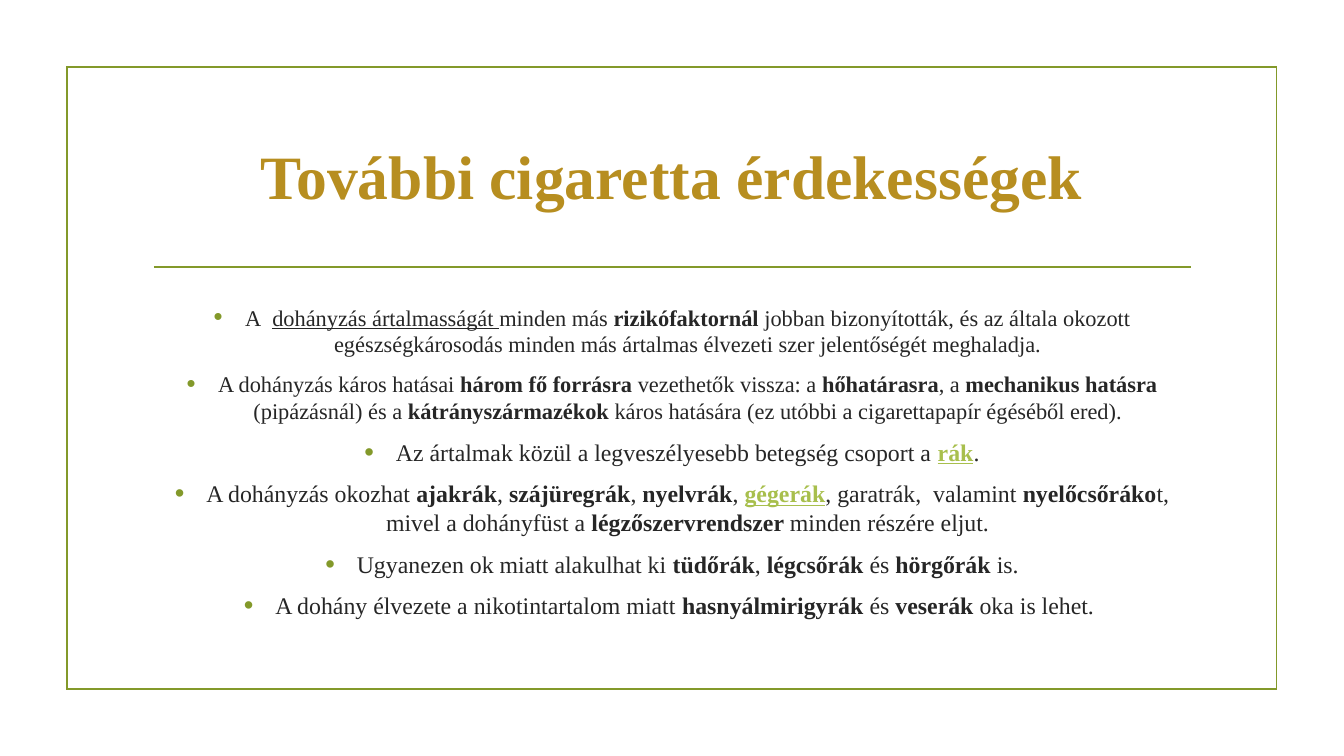
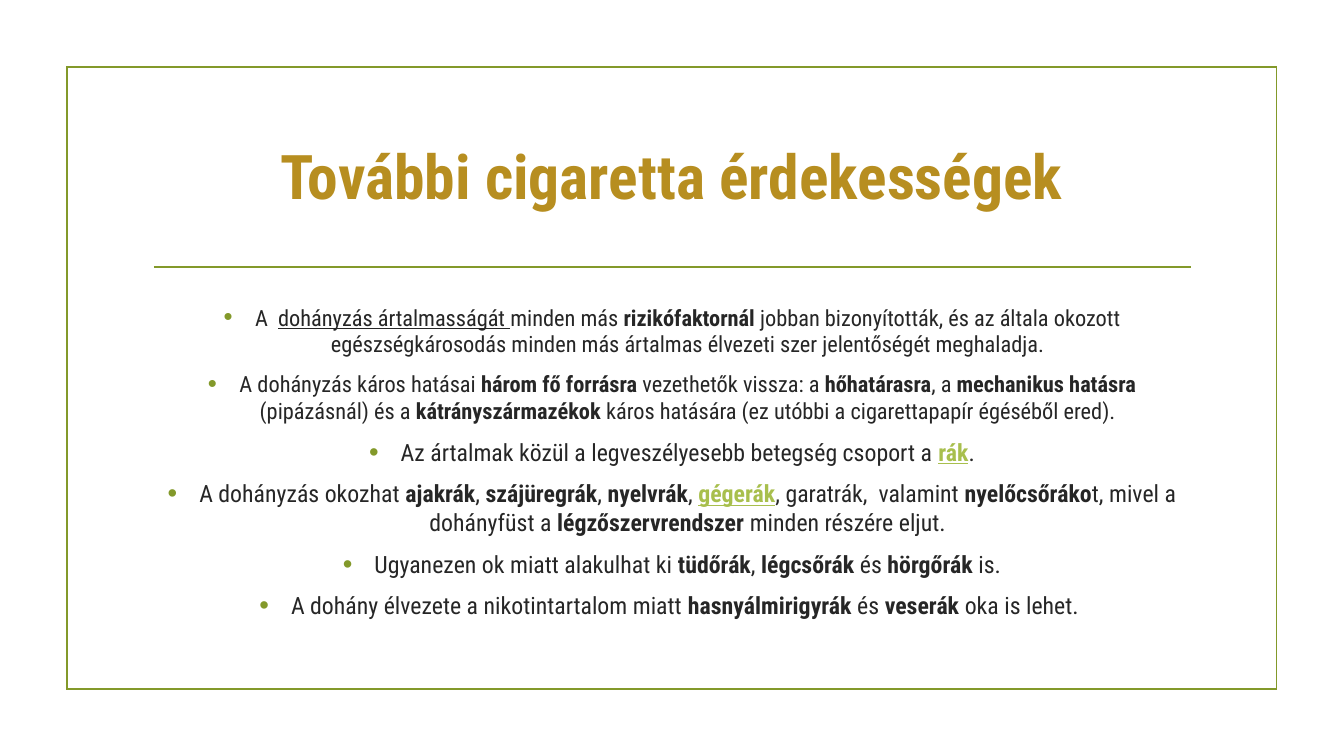
Before and after one commit to juhaszbalazs2005/cigartettaprojekt, a slide deck: slide 5 of Cigaretta PPT.pptx. Drawn at 1344x756 pixels with LibreOffice and Linux fonts; fonts in the diff are those of the drawing; background and template pictures are left out. Boxes give left, top, right and bottom in pixels: in the first picture for what was removed or moved away, otherwise in the second. Text is boxed around its words. In the diff, an @@ line names an element or a change of style, - is before the commit and + after.

```diff
--- a/Cigaretta PPT.pptx
+++ b/Cigaretta PPT.pptx
@@ title "További cigaretta érdekességek" at (281, 152, 1062, 212): font Times New Roman to Roboto Condensed @@
@@ text "A dohányzás ártalmasságát minden más ..." at (199, 309, 1176, 619): font Times New Roman to Roboto Condensed @@
```
Also in this commit, not shown: 8 other slides changed.
